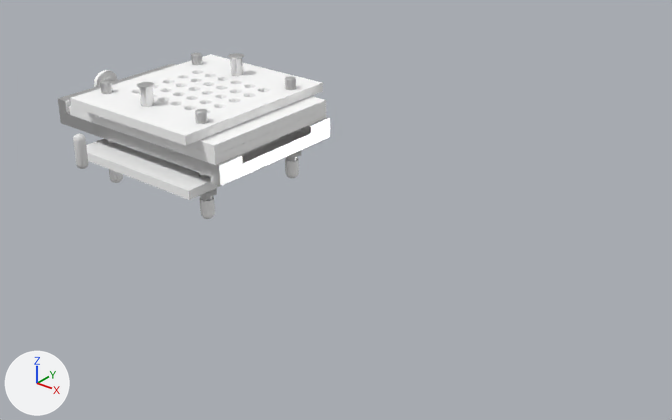
Renders of the glTF model assets/Kapselfuellgeraet.gltf from each side of a commit.
Camera for both pictures: a camera (50 mm lens) standing at (0.436, -0.395, 0.216) and looking at (0.111, 0.012, -0.036). Lighting does not change. The marker at lower left points along +X, +Y and +Z. Where no turn or scale is listed for an object, it has been applied to the vertices. Vertices at the same position are counted once.

The scene before the commit, as lines of its bpy script (objects in view):
```python
ob_druck_stößel001 = bpy.data.objects.new('Druck-Stößel001', me_mesh_020)
ob_druck_stößel001.location = (-0.0319, 0.0396, -0.003)
ob_druck_stößel002 = bpy.data.objects.new('Druck-Stößel002', me_mesh_021)
ob_druck_stößel002.location = (-0.0319, 0.1187, -0.003)
ob_gestell = bpy.data.objects.new('Gestell', me_gestell)
ob_gestell.location = (0.071, -0.0001, -0.0085)
ob_gestell.rotation_euler = (0.0, 0.0, -1.571)  # degrees (0, 0, -90)
ob_gestell.scale = (0.0254, 0.0254, 0.0254)
ob_kapselgr0 = bpy.data.objects.new('KapselGr0', me_mesh_001)
ob_kapselgr0.location = (0.0081, -0.0957, 0.0)
ob_lochplatte_a = bpy.data.objects.new('Lochplatte_A', me_lochplatte_a)
ob_lochplatte_a.location = (-0.0319, 0.0396, -0.0008)
ob_lochplatte_b = bpy.data.objects.new('Lochplatte_B', me_lochplatte_b)
ob_lochplatte_b.location = (-0.0319, 0.0394, -0.0071)
ob_lochplatte_c = bpy.data.objects.new('Lochplatte_C', me_lochplatte_c)
ob_lochplatte_c.location = (-0.032, 0.0395, -0.0133)
ob_lochplatte_c.scale = (0.0181, 0.0181, 0.0254)
ob_unterteil = bpy.data.objects.new('Unterteil', me_unterteil)
ob_unterteil.location = (-0.032, 0.0394, -0.035)
```
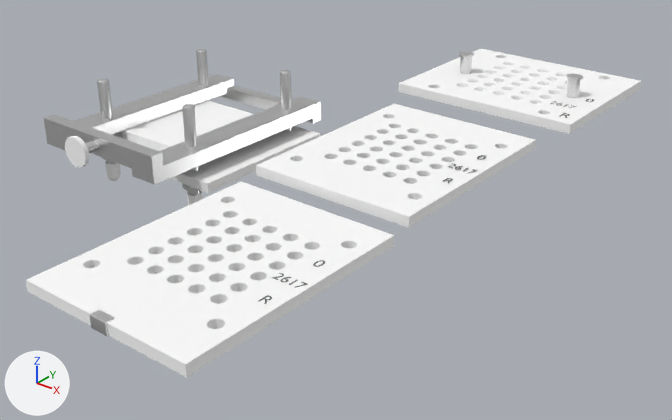
Where the newer file only moved an object's origin or applied its transform, the numbers keep the older frame.

Changed parts and their boxes [x1, y1, x2, y2] in the pictures (672 x 420 px):
'Lochplatte_C.001', added: after [26, 181, 394, 378]
'Lochplatte_B.001', added: after [256, 104, 536, 228]
'Lochplatte_A', deleted: before [70, 54, 323, 146]
'Gestell.001', added: after [44, 74, 321, 185]
'Lochplatte_A.001', added: after [398, 49, 641, 134]
'Unterteil', mesh turned: before [86, 135, 286, 200]; after [115, 100, 320, 193]
'Gestell', deleted: before [58, 64, 330, 186]
'Lochplatte_B', deleted: before [186, 96, 326, 155]
'Lochplatte_C', deleted: before [69, 106, 326, 165]
'Stift002', moved: before [195, 109, 215, 219]; after [182, 104, 202, 205]
'Schraube', moved: before [94, 70, 118, 87]; after [65, 136, 99, 168]
'Stift003', moved: before [100, 80, 123, 183]; after [97, 78, 121, 181]
'Stift001', moved: before [284, 76, 299, 178]; after [280, 70, 292, 132]
'Stift004', moved: before [191, 53, 202, 65]; after [196, 49, 210, 101]
'KapselGr0', deleted: before [73, 133, 89, 169]
'Kappe', moved (not visible before): after [90, 310, 115, 336]
'Druck-Stößel001', deleted: before [137, 82, 155, 107]
'Druck-Stößel001.001', added: after [566, 74, 583, 98]
'Druck-Stößel002', deleted: before [228, 53, 244, 76]
'Druck-Stößel002.001', added: after [459, 52, 474, 74]
'Mutter006', moved: before [200, 188, 217, 197]; after [182, 183, 200, 191]
'C_2617.001', added: after [272, 273, 307, 288]
'Mutter004', moved (not visible afterwards): before [286, 151, 301, 158]
'Mutter005', moved (not visible afterwards): before [206, 188, 216, 193]

What changed in the scene script:
```text
Change me_unterteil:
    where me_unterteil.from_pydata(...)  # 488 vertices, 988 faces; spans x -0.0125..0.0925, y -0.1015..0.0215, z 0.0177..0.0306
    me_unterteil part 1: the whole mesh is turned 90 degrees about the z axis through its middle, then moved by (-0.0078, 0.0049, 0.0)
Remove ob_lochplatte_a:
    ob_lochplatte_a = bpy.data.objects.new('Lochplatte_A', me_lochplatte_a)
Remove ob_druck_stößel001:
    ob_druck_stößel001 = bpy.data.objects.new('Druck-Stößel001', me_mesh_020)
Remove ob_druck_stößel002:
    ob_druck_stößel002 = bpy.data.objects.new('Druck-Stößel002', me_mesh_021)
Remove ob_kapselgr0:
    ob_kapselgr0 = bpy.data.objects.new('KapselGr0', me_mesh_001)
Remove ob_lochplatte_b:
    ob_lochplatte_b = bpy.data.objects.new('Lochplatte_B', me_lochplatte_b)
Remove ob_lochplatte_c:
    ob_lochplatte_c = bpy.data.objects.new('Lochplatte_C', me_lochplatte_c)
Change ob_kappe:
    ob_kappe.parent: ob_lochplatte_c -> ob_lochplatte_c_001
Remove ob_gestell:
    ob_gestell = bpy.data.objects.new('Gestell', me_gestell)
Change ob_schraube:
    ob_schraube.parent: ob_gestell -> ob_gestell_001
    ob_schraube.location: (-0.00212, -6.348, 0.622) -> (-0.0012, -3.714, 0.29)
Change ob_stift001:
    ob_stift001.parent: ob_gestell -> ob_gestell_001
    ob_stift001.location: (-1.539, -0.768, -0.101) -> (1.578, 1.866, -0.433)
Change ob_stift002:
    ob_stift002.parent: ob_gestell -> ob_gestell_001
    ob_stift002.location: (1.578, -0.768, -0.101) -> (1.578, -1.558, -0.433)
Change ob_stift003:
    ob_stift003.parent: ob_gestell -> ob_gestell_001
    ob_stift003.location: (1.578, -4.191, -0.101) -> (-1.538, -1.554, -0.433)
Change ob_stift004:
    ob_stift004.parent: ob_gestell -> ob_gestell_001
    ob_stift004.location: (-1.539, -4.188, -0.101) -> (-1.538, 1.866, -0.433)
Add ob_gestell_001:
    ob_gestell_001 = bpy.data.objects.new('Gestell.001', me_gestell_001)  # 416 vertices, 816 faces; spans x -1.99..1.99, y -3.12..2.79, z -0.33..0.51; in mat_metal (white #e7e7e7)
    ob_gestell_001.location = (-0.0004, 0.0004, -0.0001)
    ob_gestell_001.scale = (0.0254, 0.0254, 0.0254)
Add ob_lochplatte_c_001:
    ob_lochplatte_c_001 = bpy.data.objects.new('Lochplatte_C.001', me_lochplatte_c_001)  # 3442 vertices, 7016 faces; spans x -3.86..3.6, y -2.79..2.79, z -0.12..0.12; in mat_plastic (white #ffffff)
    ob_lochplatte_c_001.location = (0.1604, -0.1335, 0.0076)
    ob_lochplatte_c_001.rotation_euler = (0.0, 0.0, 1.571)  # degrees (0, 0, 90)
    ob_lochplatte_c_001.scale = (0.0181, 0.0181, 0.0254)
Add ob_c_2617_001:
    ob_c_2617_001 = bpy.data.objects.new('C_2617.001', me_text_016)  # 220 vertices, 214 faces; spans x 0.0003..0.0167, y -0.0001..0.0058, z 0.0; in mat_text (dark grey #4c4c4c)
    ob_c_2617_001.location = (0.1921, -0.1348, 0.0107)
Add ob_lochplatte_b_001:
    ob_lochplatte_b_001 = bpy.data.objects.new('Lochplatte_B.001', me_lochplatte_b_001)  # 3442 vertices, 7016 faces; spans x -0.0505..0.0505, y -0.0641..0.0649, z -0.003..0.003; in mat_plastic (white #ffffff)
    ob_lochplatte_b_001.location = (0.1613, 0.0068, 0.0135)
Add ob_druck_stößel002_001:
    ob_druck_stößel002_001 = bpy.data.objects.new('Druck-Stößel002.001', me_mesh_030)  # 40 vertices, 76 faces; spans x -0.0054..0.0054, y -0.0054..0.0054, z -0.015..0.0044; in mat_metal (white #e7e7e7)
    ob_druck_stößel002_001.location = (0.1218, 0.14, 0.0317)
Add ob_druck_stößel001_001:
    ob_druck_stößel001_001 = bpy.data.objects.new('Druck-Stößel001.001', me_mesh_030.copy())
    ob_druck_stößel001_001.location = (0.2008, 0.14, 0.0317)
Add ob_lochplatte_a_001:
    ob_lochplatte_a_001 = bpy.data.objects.new('Lochplatte_A.001', me_lochplatte_a_001)  # 3906 vertices, 7952 faces; spans x -0.062..0.0611, y -0.0523..0.0527, z -0.0033..0.0027; in mat_plastic (white #ffffff)
    ob_lochplatte_a_001.location = (0.1618, 0.1445, 0.0199)
```
